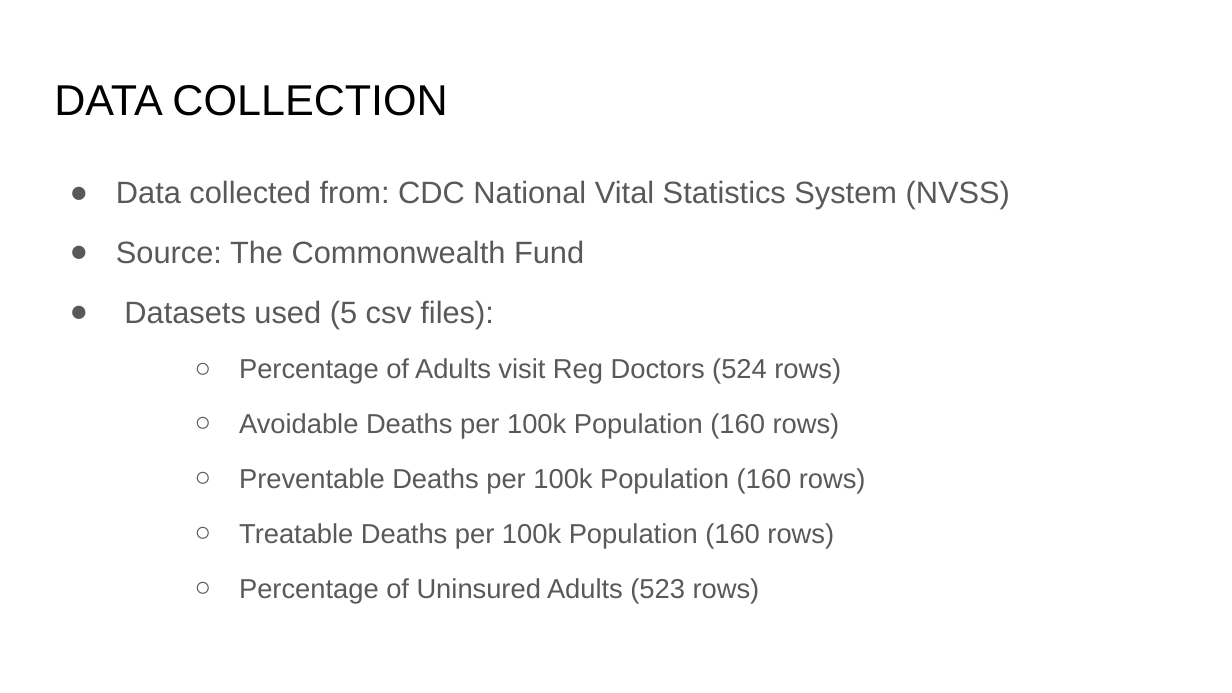
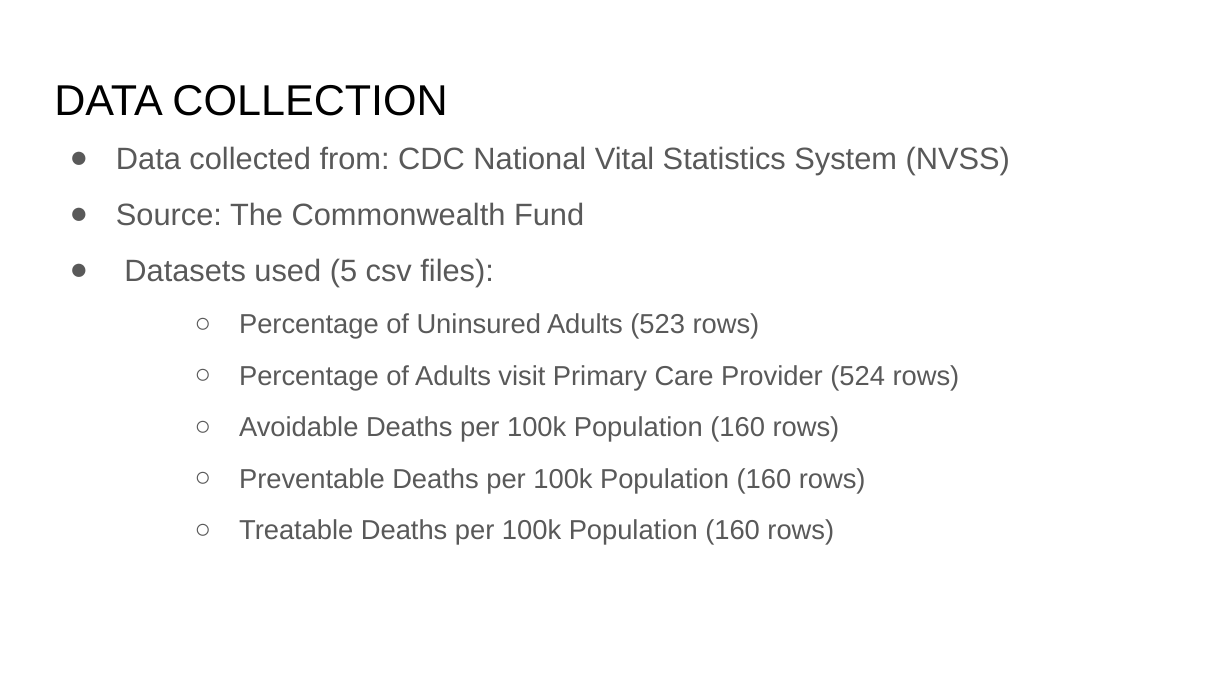
Before and after one commit to redpandata19/Project_1_Team_5, a slide deck: slide 4 of Project 1 Group 5 slides.pptx. Drawn at 1232x693 pixels with LibreOffice and Linux fonts; fonts in the diff are those of the drawing. Boxes give left, top, right and bottom in pixels: in the first picture for what was removed or moved away, otherwise in the second. Text is boxed around its words. In the diff, an @@ line names an element or a change of style, - is before the commit and + after.

```diff
--- a/Project 1 Group 5 slides.pptx
+++ b/Project 1 Group 5 slides.pptx
@@ text "Data collected from: CDC National ...": place and size @@
-text "Data collected from: CDC National ..." at box(116, 180, 1010, 603)
+text "Data collected from: CDC National ..." at box(116, 146, 1010, 545)
@@ text at box(116, 146, 1010, 545): line spacing 1.15 to 1.05 @@
@@ text at box(239, 313, 960, 390): text changed @@
-  ○ Percentage of Adults visit Reg Doctors (524 rows)
+  ○ Percentage of Uninsured Adults (523 rows)
+  ○ Percentage of Adults visit Primary Care Provider (524 rows)
@@ text at box(239, 578, 760, 603): paragraph removed @@
-  ○ Percentage of Uninsured Adults (523 rows)
```
Also in this commit, not shown: 8 other slides changed, 7 slides added, 9 slides removed.
